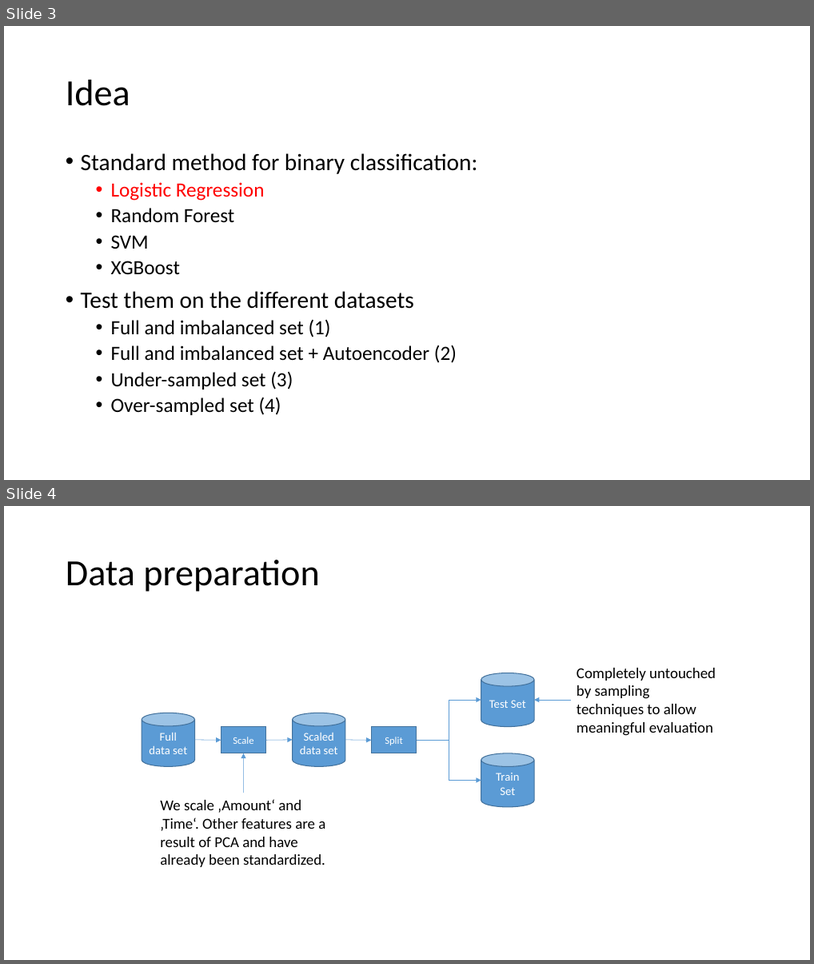
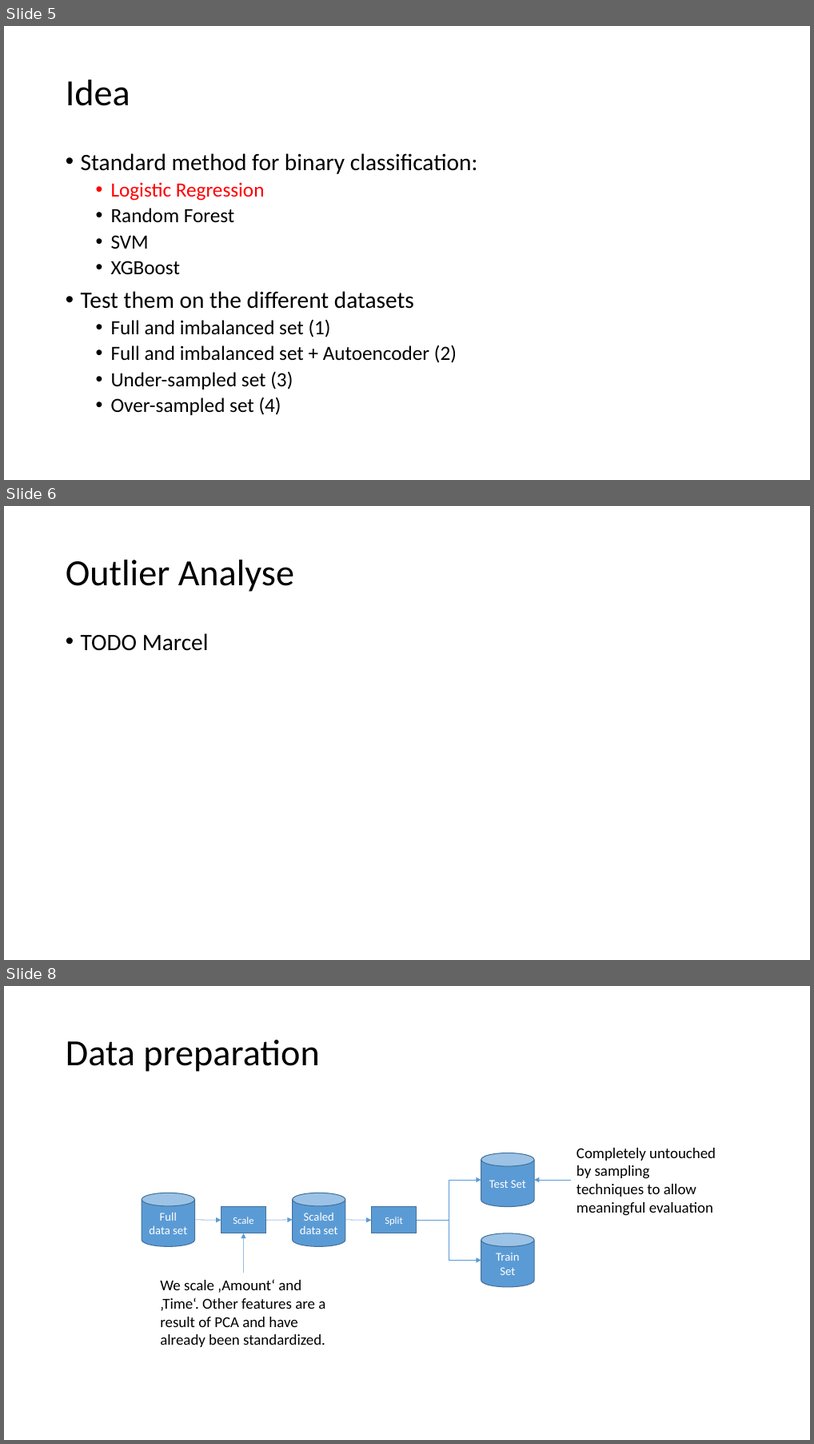
Before and after one commit to janedoesrepo/Autoencoder-ImbalancedCreditData, a slide deck: reports/presentation_draft_v1.pptx. Shown one above the other, each under a label of ours: slides 3 and 4 before the commit, slides 5, 6 and 8 after it; the slides between them are not shown. The pictures are 814x964 and 814x1444 pixels, drawn with LibreOffice and Linux fonts; fonts in the diff are those of the drawing. Boxes give left, top, right and bottom in pixels: in the first picture for what was removed or moved away, otherwise in the second. Text is boxed around its words. In the diff, an @@ line names an element or a change of style, - is before the commit and + after.

```diff
--- a/reports/presentation_draft_v1.pptx
+++ b/reports/presentation_draft_v1.pptx
@@ slide 6 added at (4, 506, 810, 960), background #FFFFFF @@
@@ title added at (66, 560, 294, 592), 44 pt, text #000000 @@
+Outlier Analyse
@@ text added at (81, 633, 209, 651), 28 pt, text #000000 @@
+• TODO Marcel
@@ what was slide 3 is now slide 5 @@
@@ what was slide 4 is now slide 8 @@
```
Also in this commit, not shown: 1 slide changed, 8 other slides added, 2 other files.
